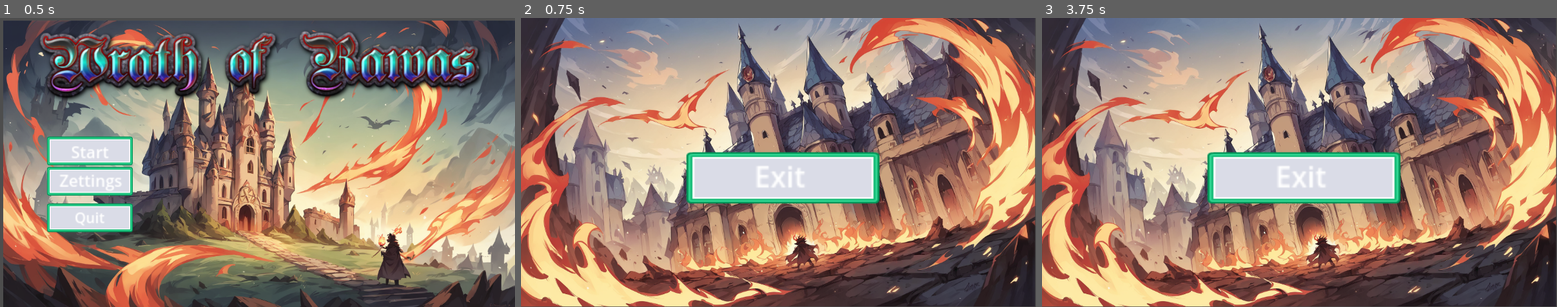
Above: before the commit, frames 1-3 (left to right).
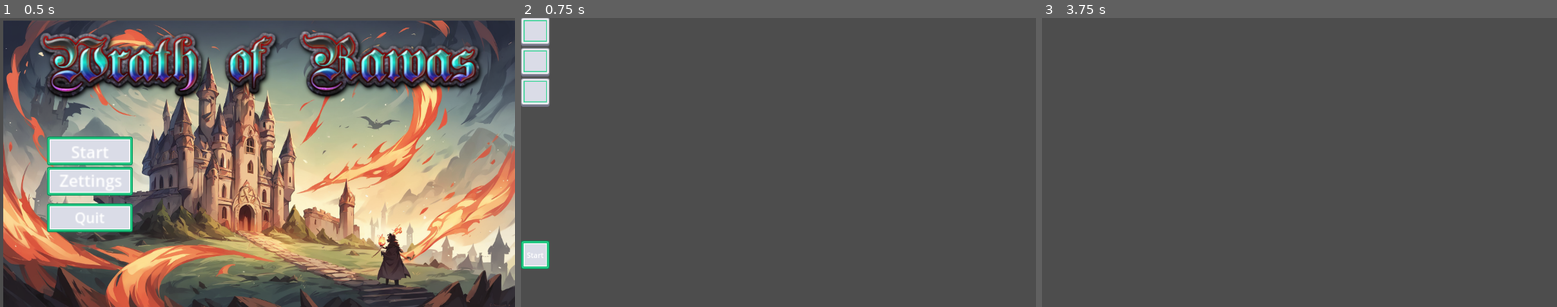
Above: after the commit, the same moments.

Repository: KenvaidGT/Wrath-of-Rawas
Game: Godot game, scene res://Main_menu/UI Scenes/MainMenu Visual/MainScene.tscn
The game is run twice, just before and just after one commit, with the same random seed, the same clock (stepped at 60 frames per second) and the same inputs.
Inputs (mouse positions are in pixels of both pictures, inside the frame that each line leads up to):
- Up to frame 1 (0.5 s): no input
- Up to frame 2 (0.75 s): click "Start" at 0.5 s
- Up to frame 3 (3.75 s): click (1057, 32) at 1.27 s; click (1057, 61) at 2.02 s; click (1057, 93) at 2.77 s; click (1057, 254) at 3.5 s, where only the run after the commit has a clickable "Start"

Frame 1 is identical in both runs. In frame 2, 90% of the frame differs, in the area x 0-100%, y 0-100%; in frame 3, 90%.

Commit message:
Game_UI and wave_UI

Diff:
--- a/Main_menu/UI Code/MainMenu.gd
+++ b/Main_menu/UI Code/MainMenu.gd
@@ -13,7 +13,7 @@
 	get_tree().change_scene_to_file("res://Main_menu/UI Scenes/SettingsScene.tscn")
 
 func on_start_pressed():
-	get_tree().change_scene_to_file("res://Main_menu/UI Scenes/LevelSelectScene.tscn")
+	get_tree().change_scene_to_file("res://UI/game_ui.tscn")
 
 func on_quit_pressed():
 	get_tree().quit()
--- /dev/null
+++ b/UI/game_ui.gd
@@ -0,0 +1,25 @@
+extends Control
+
+@onready var game_ui: Control = $"."
+@onready var wave_ui: Control = $wave_UI
+
+func _ready():
+	wave_ui.visible = false
+	var start_button = $M/VB/Start
+	start_button.pressed.connect(_on_start_pressed)
+
+func _process(delta):
+	pass
+
+func _on_start_pressed():
+	game_ui.visible = false
+	wave_ui.visible = true
+
+func _on_tower_1_pressed():
+	print("Tower1_build")
+
+func _on_tower_2_pressed():
+	print("Tower2_build")
+
+func _on_tower_3_pressed():
+	print("Tower3_build")
--- a/UI/game_ui.tscn
+++ b/UI/game_ui.tscn
@@ -1,7 +1,11 @@
-[gd_scene load_steps=3 format=3 uid="uid://dnr2gywg0vfxr"]
+[gd_scene load_steps=7 format=3 uid="uid://dnr2gywg0vfxr"]
 
 [ext_resource type="Texture2D" uid="uid://duujvvxfjdtlr" path="res://UI/Green/Default/button_square_border.png" id="1_p7iq8"]
+[ext_resource type="Script" path="res://UI/game_ui.gd" id="1_pdw0f"]
 [ext_resource type="Texture2D" uid="uid://bl7yaiqialt8y" path="res://UI/Green/Default/button_square_depth_line.png" id="2_bno4g"]
+[ext_resource type="Texture2D" uid="uid://dsfg6oll0yc2" path="res://UI/Green/Default/button_round_line.png" id="3_tusa8"]
+[ext_resource type="Texture2D" uid="uid://bn4cb00cobami" path="res://UI/Green/Default/button_square_depth_border.png" id="5_c40qm"]
+[ext_resource type="PackedScene" uid="uid://8ta4yvucudcg" path="res://UI/wave_ui.tscn" id="6_gnqja"]
 
 [node name="Game_UI" type="Control"]
 layout_mode = 3
@@ -10,6 +14,10 @@
 anchor_bottom = 1.0
 grow_horizontal = 2
 grow_vertical = 2
+script = ExtResource("1_pdw0f")
+
+[node name="wave_UI" parent="." instance=ExtResource("6_gnqja")]
+layout_mode = 1
 
 [node name="T" type="TextureRect" parent="."]
 custom_minimum_size = Vector2(0, 150)
@@ -44,6 +52,7 @@
 size_flags_horizontal = 0
 size_flags_vertical = 8
 texture_normal = ExtResource("1_p7iq8")
+texture_pressed = ExtResource("3_tusa8")
 stretch_mode = 0
 
 [node name="Label" type="Label" parent="M/VB/Start"]
@@ -86,18 +95,10 @@
 layout_mode = 2
 size_flags_horizontal = 0
 texture_normal = ExtResource("2_bno4g")
+texture_pressed = ExtResource("5_c40qm")
 stretch_mode = 0
 
-[node name="Tower4" type="TextureButton" parent="M/VB2"]
-custom_minimum_size = Vector2(50, 50)
-layout_mode = 2
-size_flags_horizontal = 0
-texture_normal = ExtResource("2_bno4g")
-stretch_mode = 0
-
-[node name="Tower5" type="TextureButton" parent="M/VB2"]
-custom_minimum_size = Vector2(50, 50)
-layout_mode = 2
-size_flags_horizontal = 0
-texture_normal = ExtResource("2_bno4g")
-stretch_mode = 0
+[connection signal="pressed" from="M/VB/Start" to="." method="_on_start_pressed"]
+[connection signal="pressed" from="M/VB2/Tower1" to="." method="_on_tower_1_pressed"]
+[connection signal="pressed" from="M/VB2/Tower2" to="." method="_on_tower_2_pressed"]
+[connection signal="pressed" from="M/VB2/Tower3" to="." method="_on_tower_3_pressed"]
--- /dev/null
+++ b/UI/wave_ui.tscn
@@ -0,0 +1,41 @@
+[gd_scene load_steps=2 format=3 uid="uid://8ta4yvucudcg"]
+
+[ext_resource type="Texture2D" uid="uid://bl7yaiqialt8y" path="res://UI/Green/Default/button_square_depth_line.png" id="1_305k6"]
+
+[node name="wave_UI" type="Control"]
+layout_mode = 3
+anchors_preset = 15
+anchor_right = 1.0
+anchor_bottom = 1.0
+grow_horizontal = 2
+grow_vertical = 2
+
+[node name="M" type="MarginContainer" parent="."]
+layout_mode = 1
+anchors_preset = 15
+anchor_right = 1.0
+anchor_bottom = 1.0
+offset_top = -1.0
+offset_bottom = 1.0
+grow_horizontal = 2
+grow_vertical = 2
+
+[node name="VB2" type="VBoxContainer" parent="M"]
+custom_minimum_size = Vector2(60, 150)
+layout_mode = 2
+size_flags_horizontal = 0
+size_flags_vertical = 0
+
+[node name="Tower1" type="TextureButton" parent="M/VB2"]
+custom_minimum_size = Vector2(50, 50)
+layout_mode = 2
+size_flags_horizontal = 0
+size_flags_vertical = 4
+texture_normal = ExtResource("1_305k6")
+stretch_mode = 0
+
+[node name="Tower2" type="TextureButton" parent="M/VB2"]
+custom_minimum_size = Vector2(50, 50)
+layout_mode = 2
+size_flags_horizontal = 0
+texture_normal = ExtResource("1_305k6")
Not shown: 1 places in Main_menu/UI Scenes/LevelSelectScene.tscn that only renumber resources
